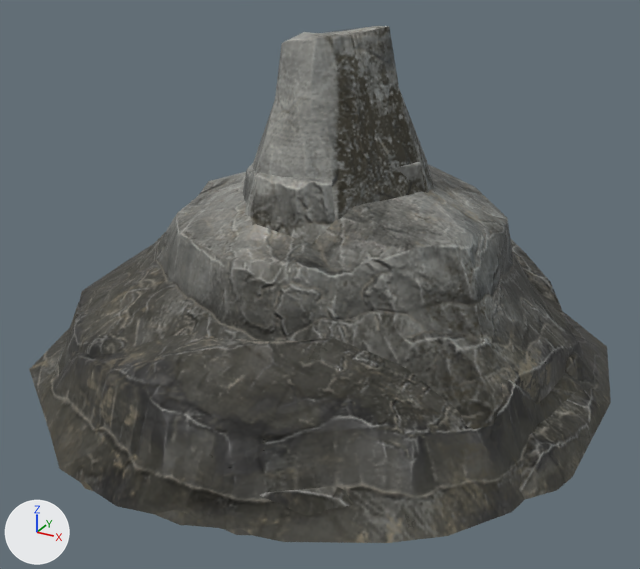
The glTF model assets/models/mountain4.glb, before and after one commit.
The view is the same before and after, from a 50 mm lens placed at (579.0, -1079.0, 663.0), pointed at (3.0, -31.0, 140.0). The axes (+X, +Y, +Z) are drawn at lower left. The lights are the same throughout.

Names of what the first picture shows: 'mountain1_mountains_0', 'mountain2_mountains_0', 'mountain3_mountains_0', 'mountain4_mountains_0'.
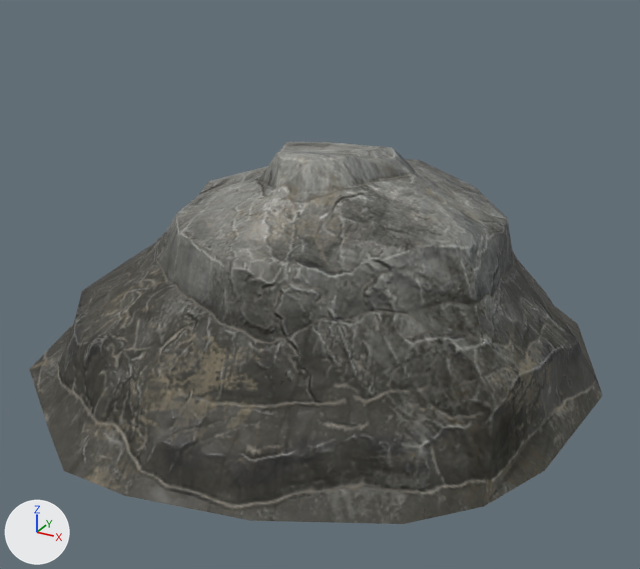
The newer file is also rescaled (x0.01), turned or shifted as a whole; pictures and numbers use the older file's frame.

What differs and where, as boxes (x1, y1, x2, y2) in the pictures (640 x 569 px):
'mountain2_mountains_0', deleted: before (38, 26, 605, 543)
'mountain4_mountains_0', deleted: before (224, 311, 611, 535)
'mountain3_mountains_0', deleted: before (80, 162, 425, 528)

What changed in the scene script:
```text
Remove ob_mountain2_mountains_0:
    ob_mountain2_mountains_0 = bpy.data.objects.new('mountain2_mountains_0', me_mountain2_mountains_0)
    ob_mountain2_mountains_0.location = (0.0, 0.0, 0.0)
Remove ob_mountain3_mountains_0:
    ob_mountain3_mountains_0 = bpy.data.objects.new('mountain3_mountains_0', me_mountain3_mountains_0)
    ob_mountain3_mountains_0.location = (0.0, 0.0, 0.0)
Remove ob_mountain4_mountains_0:
    ob_mountain4_mountains_0 = bpy.data.objects.new('mountain4_mountains_0', me_mountain4_mountains_0)
    ob_mountain4_mountains_0.location = (0.0, 0.0, 0.0)
```
